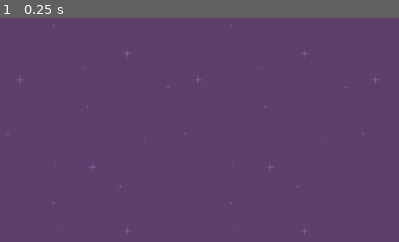
Above: before the commit, frame 1.
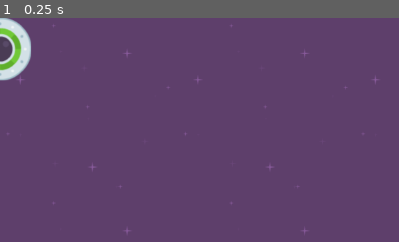
Above: after the commit, the same moment.

Repository: BlurryGames/SpeedySaucer
Game: Godot game, scene res://Scenes/Levels/level_1.tscn
The game is run twice, just before and just after one commit, with the same random seed, the same clock (stepped at 60 frames per second) and the same inputs.
Inputs:
- Up to frame 1 (0.25 s): no input
The pictures show only the part of the screen within x 0-50%, y 0-50%; the shares and areas given below are measured in that part.

The runs differ from the first frame. In frame 1, 1.5% of the frame differs, in the area x 0-8%, y 0-29%.

Commit message:
Lesson5: Instancing Scenes

Diff:
--- a/Scenes/Levels/level_1.tscn
+++ b/Scenes/Levels/level_1.tscn
@@ -1,6 +1,7 @@
-[gd_scene load_steps=2 format=3 uid="uid://ymrdwjns67a1"]
+[gd_scene load_steps=3 format=3 uid="uid://ymrdwjns67a1"]
 
 [ext_resource type="Texture2D" uid="uid://bh7sqi6o7fg88" path="res://Art/speedy_saucer_assets/purple.png" id="1_huqsd"]
+[ext_resource type="PackedScene" uid="uid://bkp65v0pi3x4" path="res://Scenes/Characters/player.tscn" id="2_pfjus"]
 
 [node name="Level1" type="Node2D"]
 
@@ -9,3 +10,7 @@
 offset_bottom = 648.0
 texture = ExtResource("1_huqsd")
 stretch_mode = 1
+
+[node name="Player" parent="." instance=ExtResource("2_pfjus")]
+
+[node name="Player2" parent="." instance=ExtResource("2_pfjus")]
